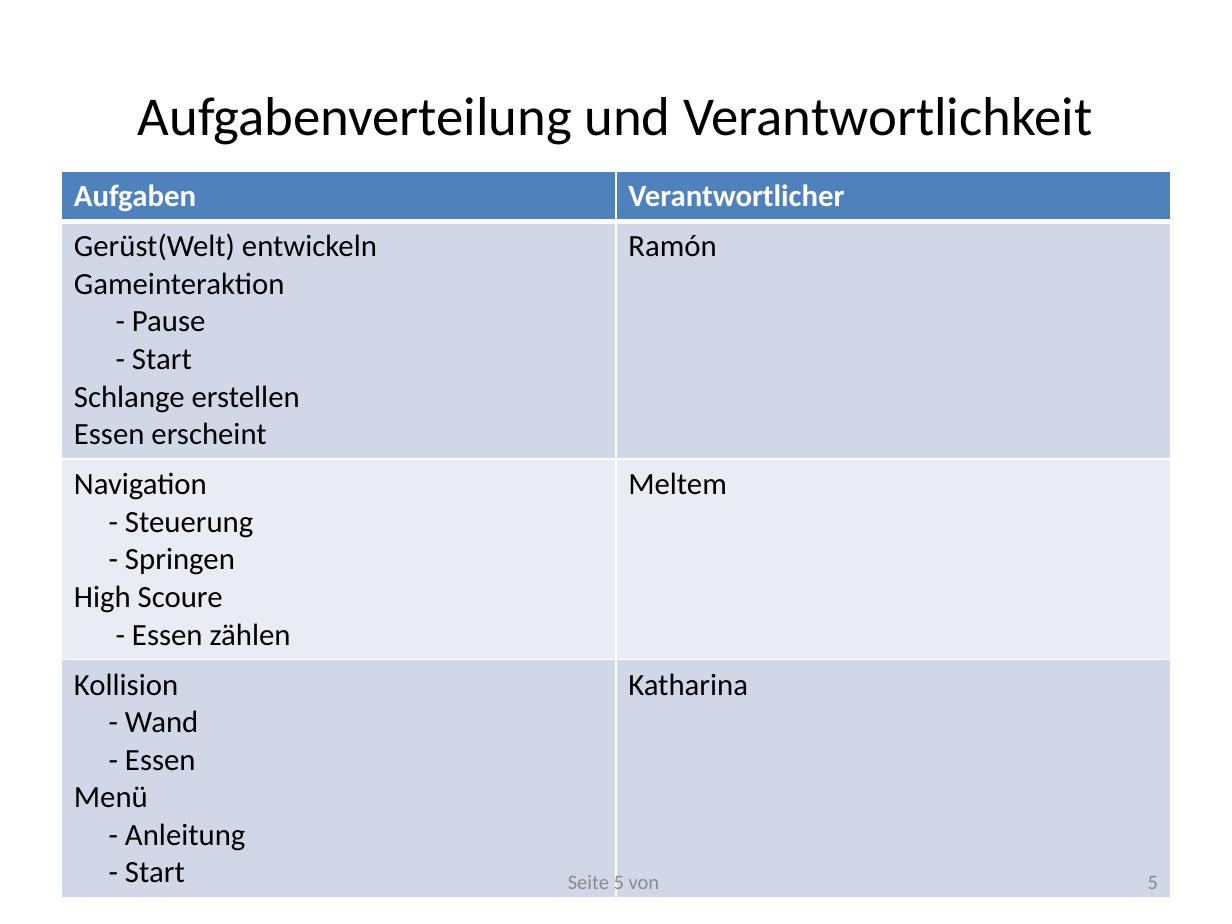
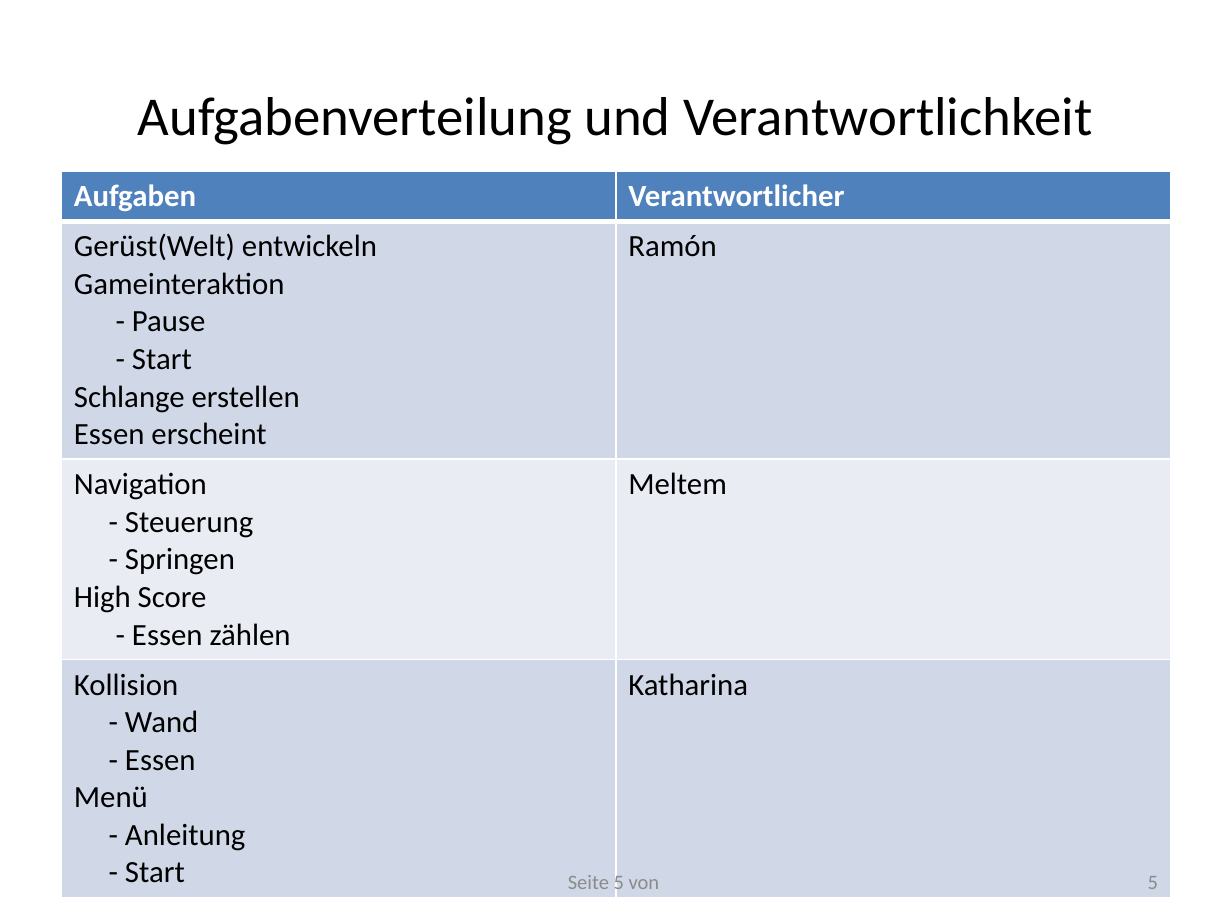
Before and after one commit to RamoramaInteractive/GDV-Projekt, a slide deck: slide 5 of Planungspraesentation-Mitte Juni/Planungspräsentation V. 1.pptx. Drawn at 1232x924 pixels with LibreOffice and Linux fonts; fonts in the diff are those of the drawing. Boxes give left, top, right and bottom in pixels: in the first picture for what was removed or moved away, otherwise in the second. Text is boxed around its words. In the diff, an @@ line names an element or a change of style, - is before the commit and + after.

```diff
--- a/Planungspraesentation-Mitte Juni/Planungspräsentation V. 1.pptx
+++ b/Planungspraesentation-Mitte Juni/Planungspräsentation V. 1.pptx
@@ table at bbox=[62, 171, 1170, 887] @@
-row 3, column 1: Navigation / - Steuerung / - Springen / High Scoure / - Essen zählen
+row 3, column 1: Navigation / - Steuerung / - Springen / High Score / - Essen zählen
```
Also in this commit, not shown: 4 other slides changed.
